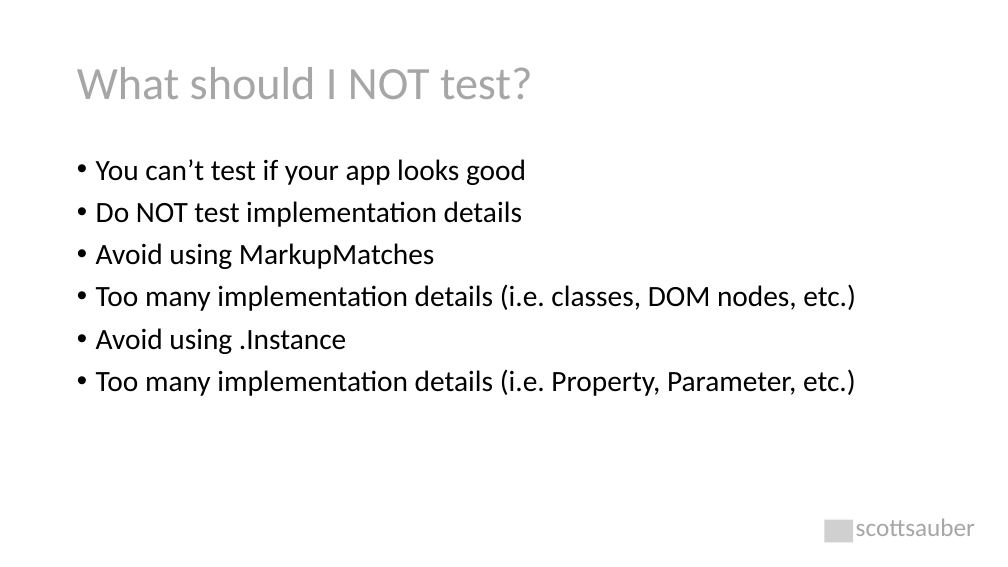
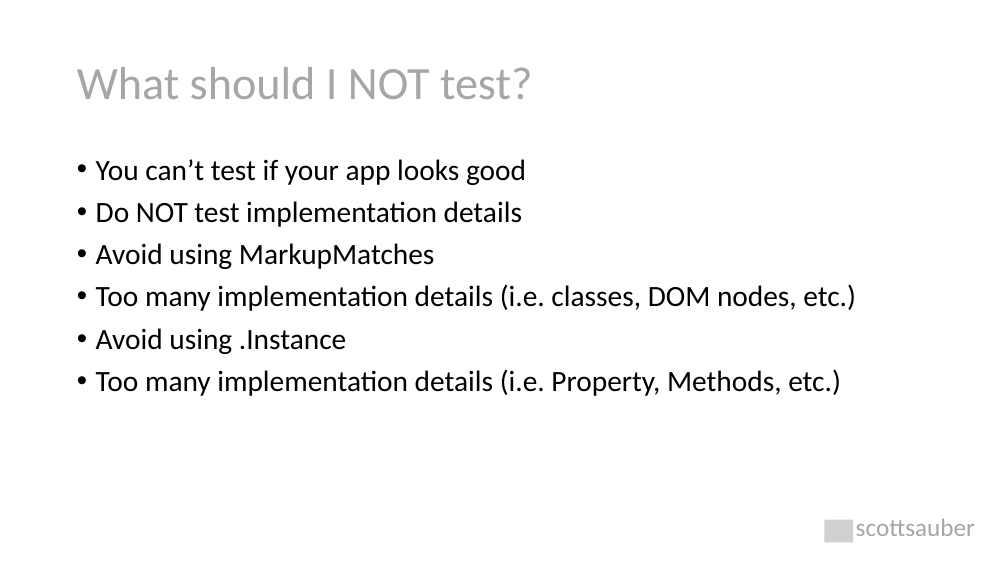
Before and after one commit to scottsauber/talks, a slide deck: slide 28 of 2023-11-09-JetBrains-TDDWithBlazor/TDD with Blazor.pptx (slide 24 before the commit). Drawn at 1008x567 pixels with LibreOffice and Linux fonts; fonts in the diff are those of the drawing; grey boxes stand for pictures. Boxes give left, top, right and bottom in pixels: in the first picture for what was removed or moved away, otherwise in the second. Text is boxed around its words. In the diff, an @@ line names an element or a change of style, - is before the commit and + after.

```diff
--- a/2023-11-09-JetBrains-TDDWithBlazor/TDD with Blazor.pptx
+++ b/2023-11-09-JetBrains-TDDWithBlazor/TDD with Blazor.pptx
@@ text at (96,369,841,396): text changed @@
-• Too many implementation details (i.e. Property, Parameter, etc.)
+• Too many implementation details (i.e. Property, Methods, etc.)
```
Also in this commit, not shown: 7 other slides changed, 4 slides added, 1 other file.
